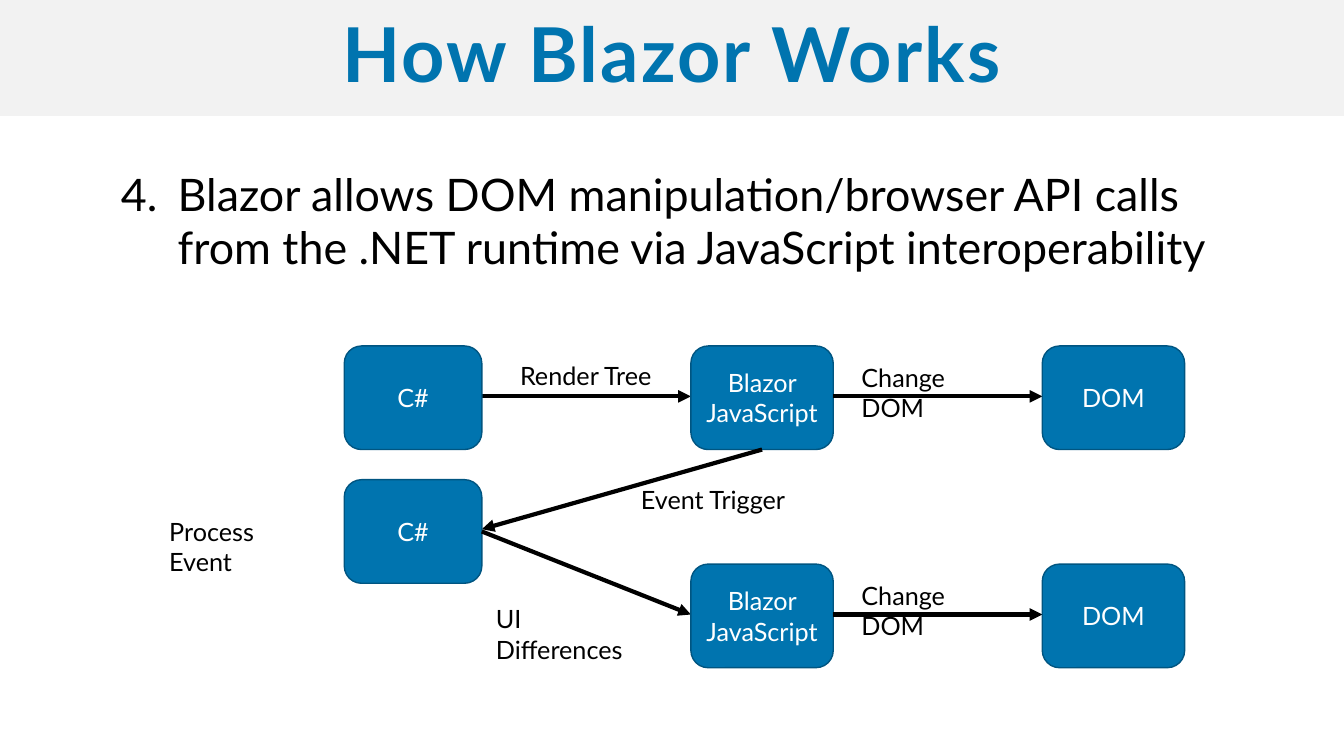
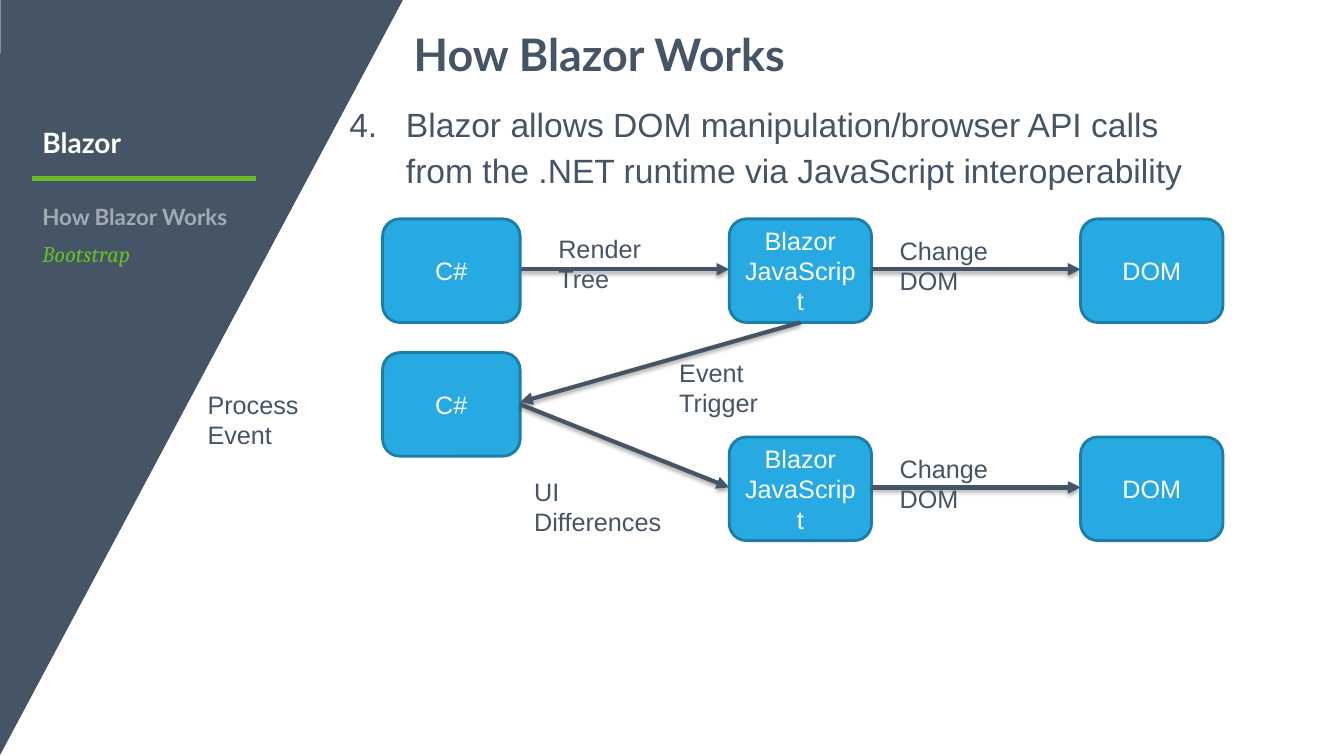
Before and after one commit to sujithq/DevCruiseBlazor, a slide deck: slide 11 of Blazor.pptx (slide 10 before the commit). Drawn at 1344x756 pixels with LibreOffice and Linux fonts; fonts in the diff are those of the drawing; background and template pictures are left out. Boxes give left, top, right and bottom in pixels: in the first picture for what was removed or moved away, otherwise in the second. Text is boxed around its words. In the diff, an @@ line names an element or a change of style, - is before the commit and + after.

```diff
--- a/Blazor.pptx
+++ b/Blazor.pptx
@@ freeform shape added at (0,0,403,756), fill #455565 @@
@@ text "How Blazor Works": place and size @@
-text "How Blazor Works" at (0,0,1344,116)
+text "How Blazor Works" at (414,37,784,72)
@@ text "How Blazor Works" at (414,37,784,72): size 54 to 32 pt, text colour #0074AF to #455565, letter spacing 1.6 to 0 pt; alignment centre to left; line spacing 0.9 to 0.8; more space between paragraphs; vertical alignment middle to top; fill #F2F2F2 to none @@
@@ text "Blazor allows DOM manipulation/browser API ...": place and size @@
-text "Blazor allows DOM manipulation/browser API ..." at (178,178,1205,272)
+text "Blazor allows DOM manipulation/browser API ..." at (406,112,1182,190)
@@ text "Blazor allows DOM manipulation/browser API ..." at (406,112,1182,190): size 32 to 24 pt, font Lato to Arial, text colour #000000 to #455565; line spacing 1 to 1.14; more space between paragraphs @@
@@ text added at (42,132,121,153), 20 pt, text #FFFFFF, bold @@
+Blazor
@@ line added from (32, 178) to (256, 178), #69BE28 3 pt @@
@@ text added at (42,208,227,267), 16 pt, text #A2AAB2, bold @@
+How Blazor Works
+Bootstrap
@@ rounded rectangle "C#": place and size @@
-rounded rectangle "C#" at (345,480,483,584)
+rounded rectangle "C#" at (383,219,521,323)
@@ font Lato to Arial, text colour #000000 to #455565 in 6 elements at (900,459,988,508), (558,239,641,288), (679,364,758,417), (534,483,661,532), (208,396,299,445), (900,241,988,290) @@
@@ font Lato to Arial; fill #0074AF to #27AAE1; outline #005681 1 pt to #1D7EA6 2 pt in 6 elements at (383,353,521,457), (729,438,871,541), (1081,438,1223,541), (383,219,521,323), (729,219,871,323), (1081,219,1223,323) @@
@@ 2 rounded rectangles, 1 text: place and size @@
-2 rounded rectangles, 1 text at (691,565,1185,668)
+2 rounded rectangles, 1 text at (729,219,1223,323)
@@ arrow added from (520, 269) to (729, 269), #455565 3 pt @@
@@ arrow added from (872, 269) to (1081, 269), #455565 3 pt @@
@@ arrow added from (801, 323) to (520, 402), #455565 3 pt @@
@@ rounded rectangle "C#": place and size @@
-rounded rectangle "C#" at (345,346,483,450)
+rounded rectangle "C#" at (383,353,521,457)
@@ 4 texts: place and size @@
-4 texts at (169,366,785,660)
+4 texts at (208,239,758,532)
@@ arrow removed from (482, 396) to (691, 396) @@
@@ arrow moved from (762, 450) - (482, 529) to (520, 404) - (729, 488) @@
@@ arrow (520, 404) - (729, 488): stroke #000000 3 pt to #455565 3 pt @@
@@ 2 rounded rectangles, 1 text, 1 arrow: place and size @@
-2 rounded rectangles, 1 text, 1 arrow at (691,346,1185,450)
+2 rounded rectangles, 1 text, 1 arrow at (729,438,1223,541)
@@ arrow (872, 488) - (1081, 488): stroke #000000 3 pt to #455565 3 pt @@
@@ arrow removed from (482, 531) to (691, 615) @@
@@ arrow removed from (834, 615) to (1043, 615) @@
```
Also in this commit, not shown: 22 other slides changed, 8 slides added, 7 slides removed, 2 other files.
